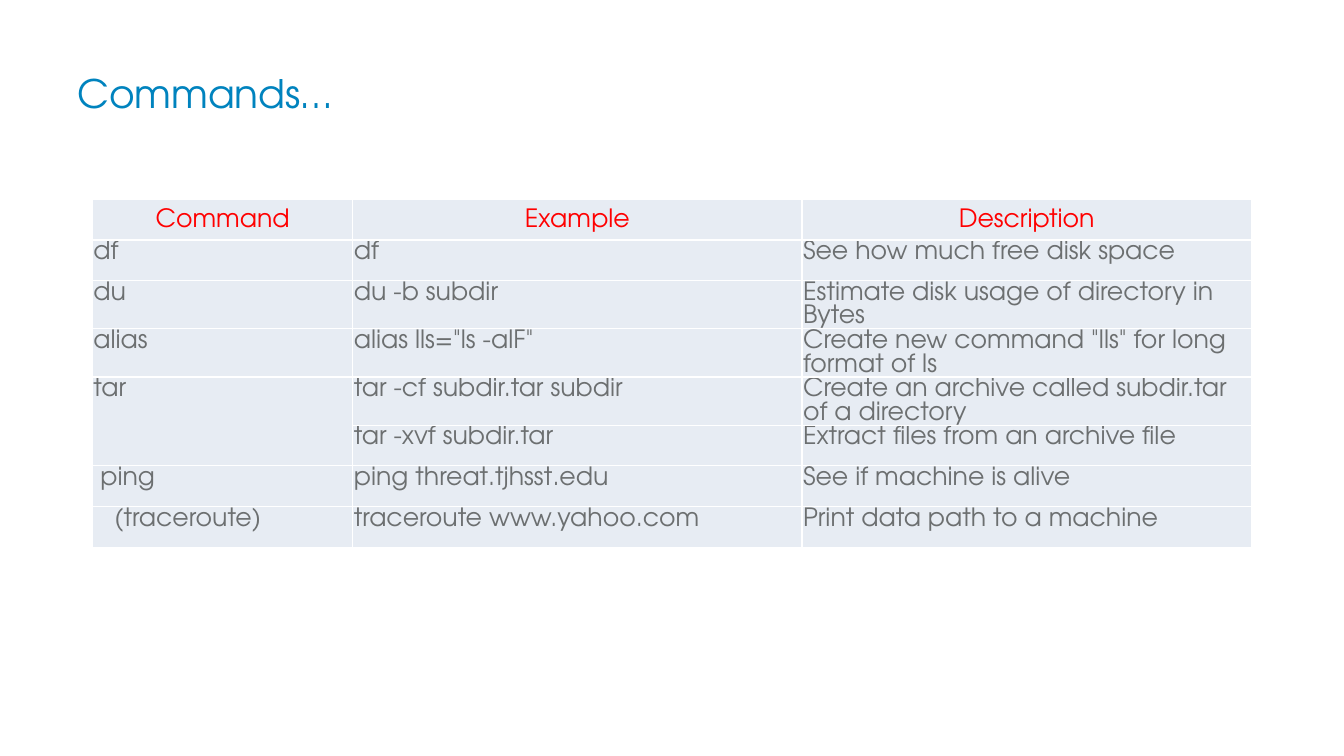
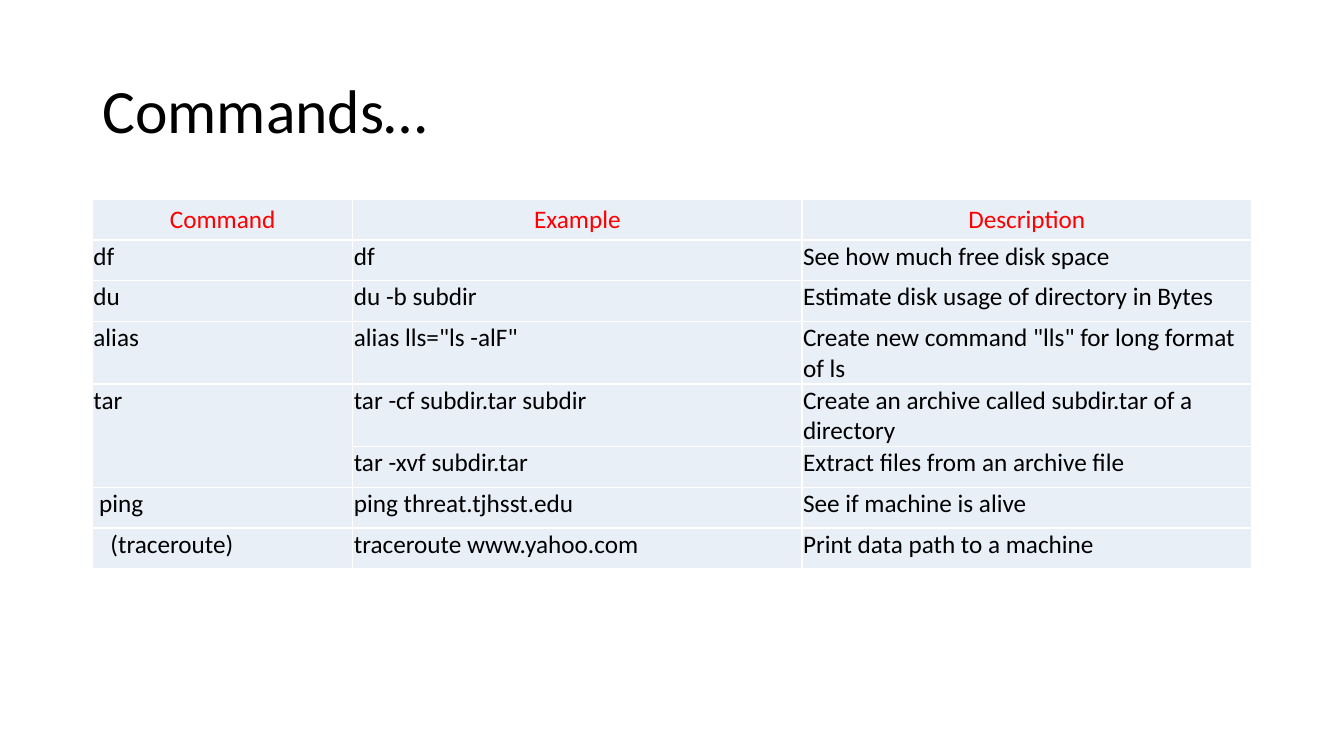
Before and after one commit to pgirgaonkar/Unix_Introduction, a slide deck: slide 7 of Unix-Introduction.pptx. Drawn at 1344x756 pixels with LibreOffice and Linux fonts; fonts in the diff are those of the drawing; background and template pictures are left out. Boxes give left, top, right and bottom in pixels: in the first picture for what was removed or moved away, otherwise in the second. Text is boxed around its words. In the diff, an @@ line names an element or a change of style, - is before the commit and + after.

Commit message:
Theme

```diff
--- a/Unix-Introduction.pptx
+++ b/Unix-Introduction.pptx
@@ title "Commands…" moved from (x1=77, y1=78, x2=332, y2=109) to (x1=102, y1=90, x2=426, y2=134) @@
@@ title "Commands…" at (x1=102, y1=90, x2=426, y2=134): size 28 to 44 pt, font TeX Gyre Adventor to Calibri, text colour #0083BE to #000000; line spacing 1 to 0.9 @@
@@ table at (x1=93, y1=200, x2=1252, y2=588) @@
@@ fill #E7EDF4 to #EAEFF7 in 23 cells @@
@@ font TeX Gyre Adventor to Calibri, text colour #6C6F70 to #000000 @@
```
Also in this commit, not shown: 8 other slides changed.
